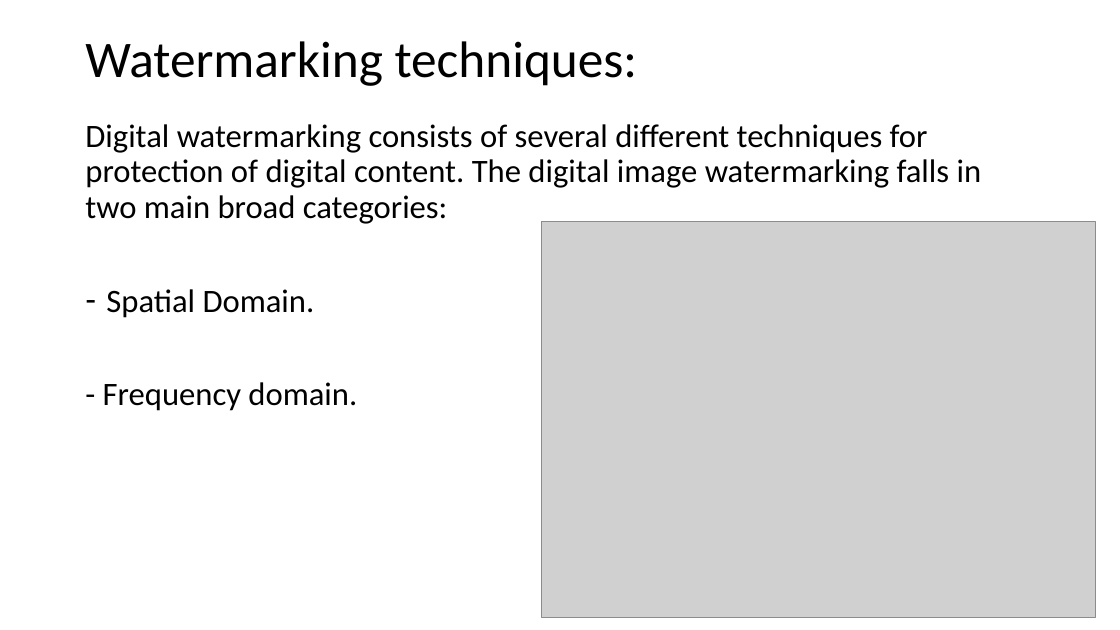
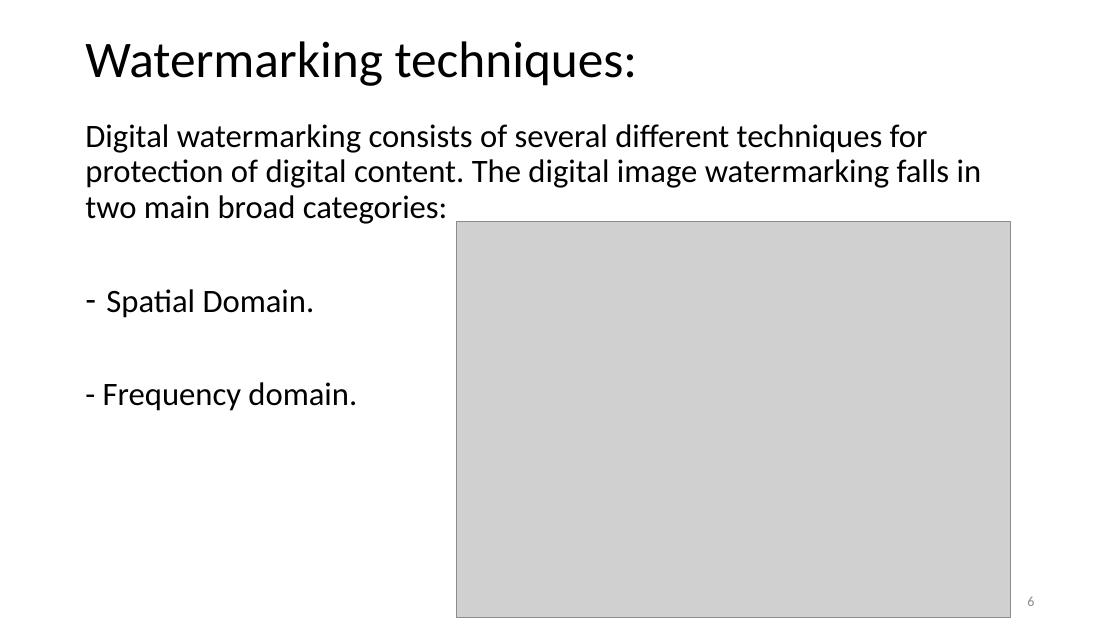
Before and after one commit to wadiemendja/watermarkNN, a slide deck: slide 6 of Presentation.pptx. Drawn at 1120x630 pixels with LibreOffice and Linux fonts; fonts in the diff are those of the drawing; grey boxes stand for pictures. Boxes give left, top, right and bottom in pixels: in the first picture for what was removed or moved away, otherwise in the second. Text is boxed around its words. In the diff, an @@ line names an element or a change of style, - is before the commit and + after.

```diff
--- a/Presentation.pptx
+++ b/Presentation.pptx
@@ picture: place and size @@
-picture at [542,222,1096,618]
+picture at [456,222,1010,618]
@@ page number added at [1027,597,1034,606], 12 pt, text #8C8C8C @@
+6
```
Also in this commit, not shown: 1 other slide changed, 1 other file.
